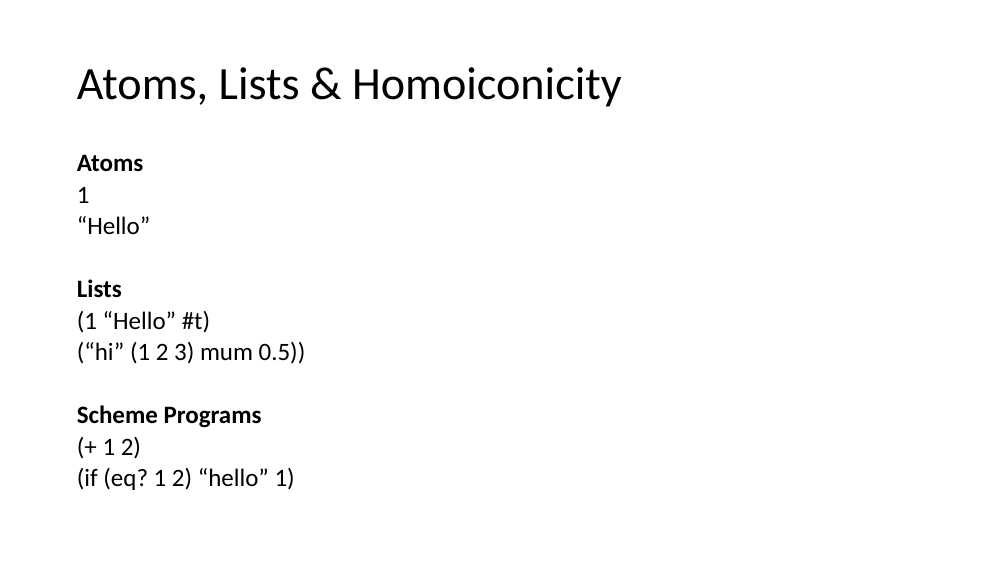
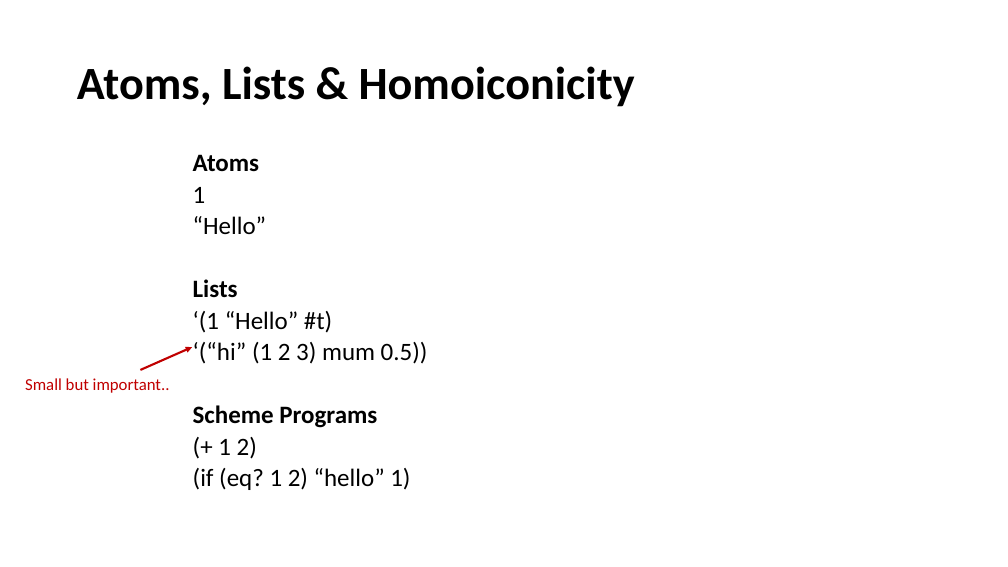
Before and after one commit to LeedsCodeDojo/TryScheme, a slide deck: slide 13 of Scheme Intro.pptx (slide 11 before the commit). Drawn at 1008x567 pixels with LibreOffice and Linux fonts; fonts in the diff are those of the drawing. Boxes give left, top, right and bottom in pixels: in the first picture for what was removed or moved away, otherwise in the second. Text is boxed around its words. In the diff, an @@ line names an element or a change of style, - is before the commit and + after.

```diff
--- a/Scheme Intro.pptx
+++ b/Scheme Intro.pptx
@@ title "Atoms, Lists & Homoiconicity" at (77,66,635,107): bold on @@
@@ text "Atoms": place and size @@
-text "Atoms" at (77,154,306,490)
+text "Atoms" at (193,154,428,490)
@@ text at (193,311,428,364): text changed @@
-(1 “Hello” #t)
-(“hi” (1 2 3) mum 0.5))
+‘(1 “Hello” #t)
+‘(“hi” (1 2 3) mum 0.5))
@@ arrow added from (141, 370) to (192, 347), #C00000 2 pt @@
@@ text added at (25,378,170,393), 16 pt, text #C00000 @@
+Small but important..
```
Also in this commit, not shown: 13 other slides changed, 6 slides added.
